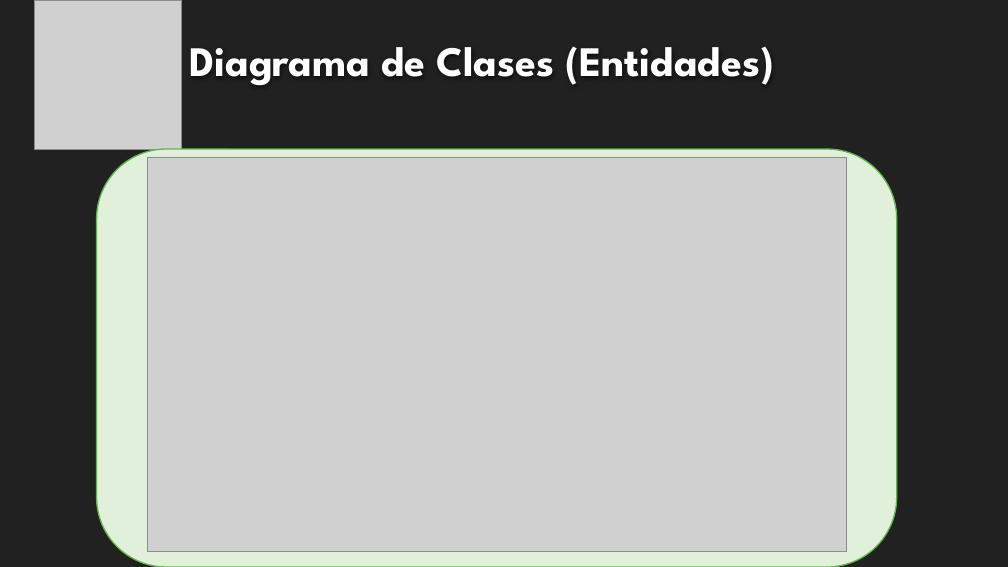
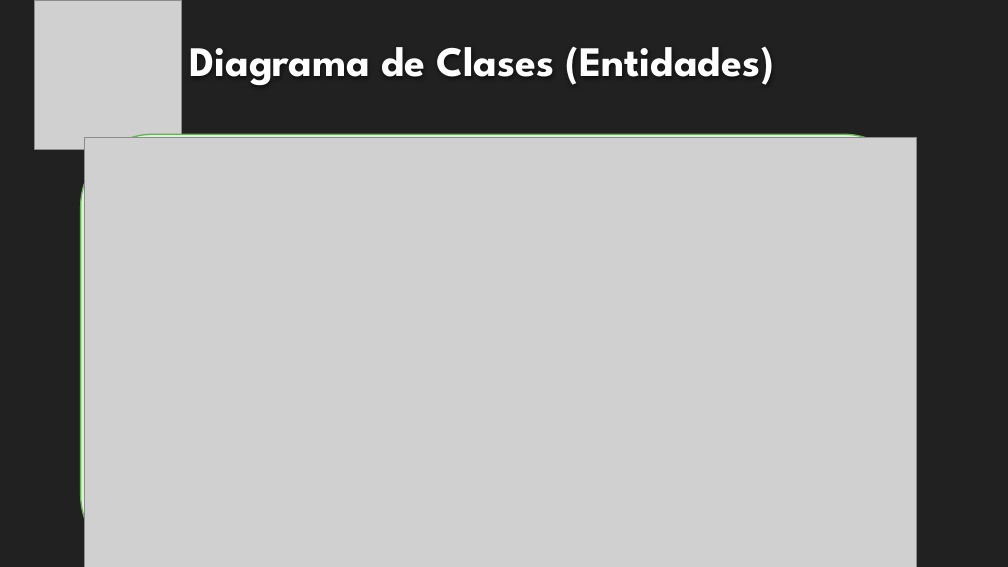
Before and after one commit to fallemand/quegolazo, a slide deck: slide 17 of Documentacion/Presentación Grado de Avances/Presentación Proyecto - Grado de Avances.pptx (slide 18 before the commit). Drawn at 1008x567 pixels with LibreOffice and Linux fonts; fonts in the diff are those of the drawing; grey boxes stand for pictures; background and template pictures are left out. Boxes give left, top, right and bottom in pixels: in the first picture for what was removed or moved away, otherwise in the second. Text is boxed around its words. In the diff, an @@ line names an element or a change of style, - is before the commit and + after.

```diff
--- a/Documentacion/Presentación Grado de Avances/Presentación Proyecto - Grado de Avances.pptx
+++ b/Documentacion/Presentación Grado de Avances/Presentación Proyecto - Grado de Avances.pptx
@@ rounded rectangle: place and size @@
-rounded rectangle at [97,149,897,567]
+rounded rectangle at [81,135,917,567]
@@ picture: place and size @@
-picture at [147,158,846,552]
+picture at [84,137,917,567]
```
Also in this commit, not shown: 3 other slides changed, 1 slide removed.
